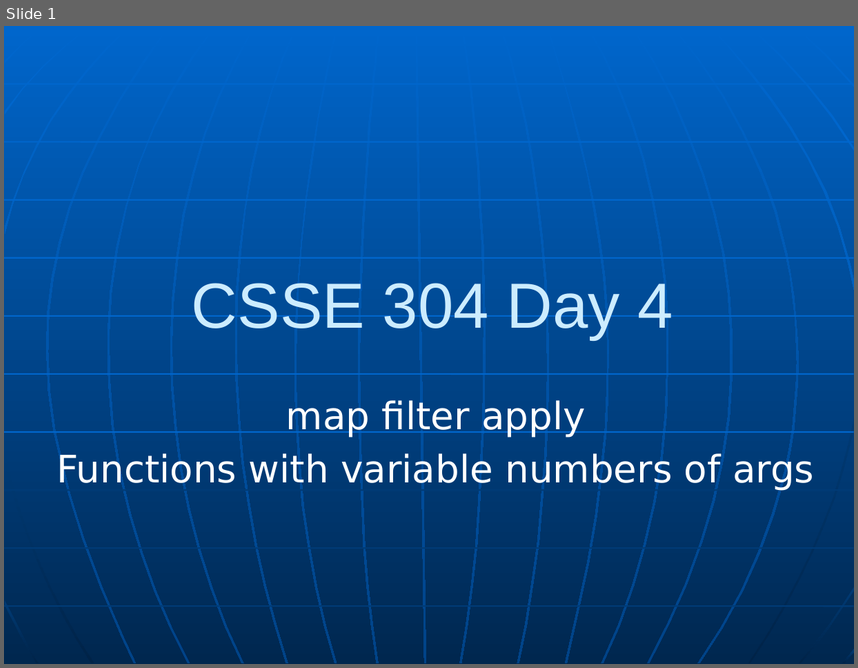
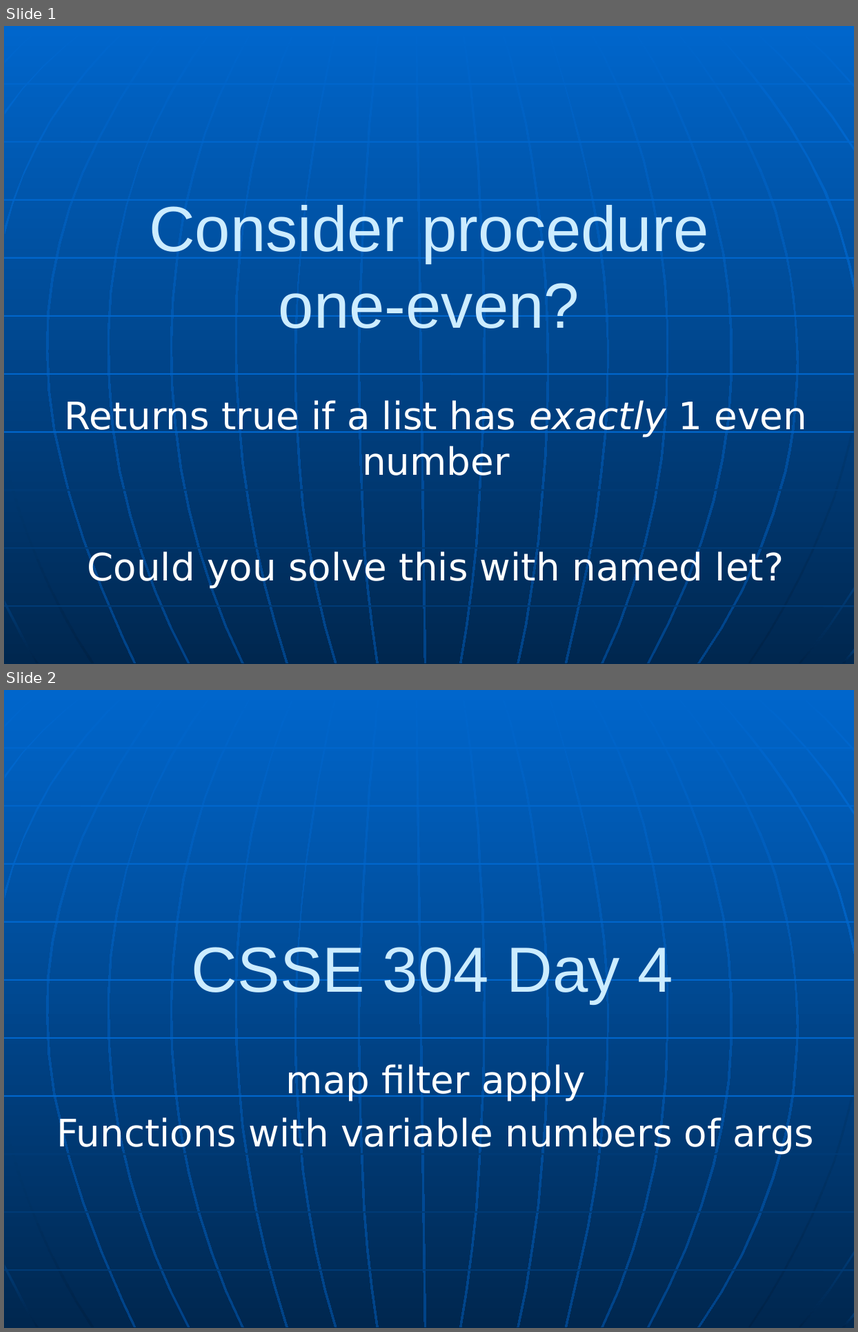
Before and after one commit to RHIT-CSSE/csse304, a slide deck: ClassMaterials/MapApply/RecursionMapApplyLambdaLet.pptx. Shown one above the other, each under a label of ours: slide 1 before the commit, slides 1 and 2 after it. The pictures are 858x668 and 858x1332 pixels, drawn with LibreOffice and Linux fonts; fonts in the diff are those of the drawing. Boxes give left, top, right and bottom in pixels: in the first picture for what was removed or moved away, otherwise in the second. Text is boxed around its words. In the diff, an @@ line names an element or a change of style, - is before the commit and + after.

Commit message:
minor tweaks to map lecture

```diff
--- a/ClassMaterials/MapApply/RecursionMapApplyLambdaLet.pptx
+++ b/ClassMaterials/MapApply/RecursionMapApplyLambdaLet.pptx
@@ slide 1 added at (4,26,854,664), background gradient #0066CC to #004488; not listed: 34 template elements that a slide beside it also shows @@
@@ title added at (149,205,709,328), 54 pt, text #CCECFF @@
+Consider procedure
+one-even?
@@ subtitle added at (65,400,807,588), 32 pt, text #FFFFFF @@
+Returns true if a list has exactly 1 even number
+Could you solve this with named let?
@@ what was slide 1 is now slide 2 @@
```
Also in this commit, not shown: 2 other files.
